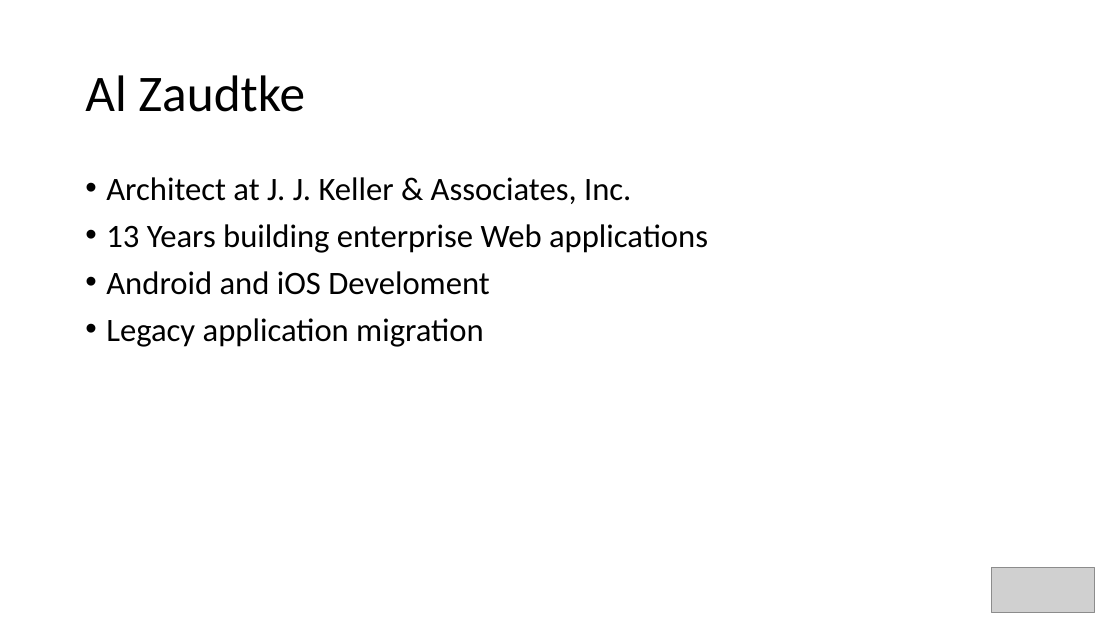
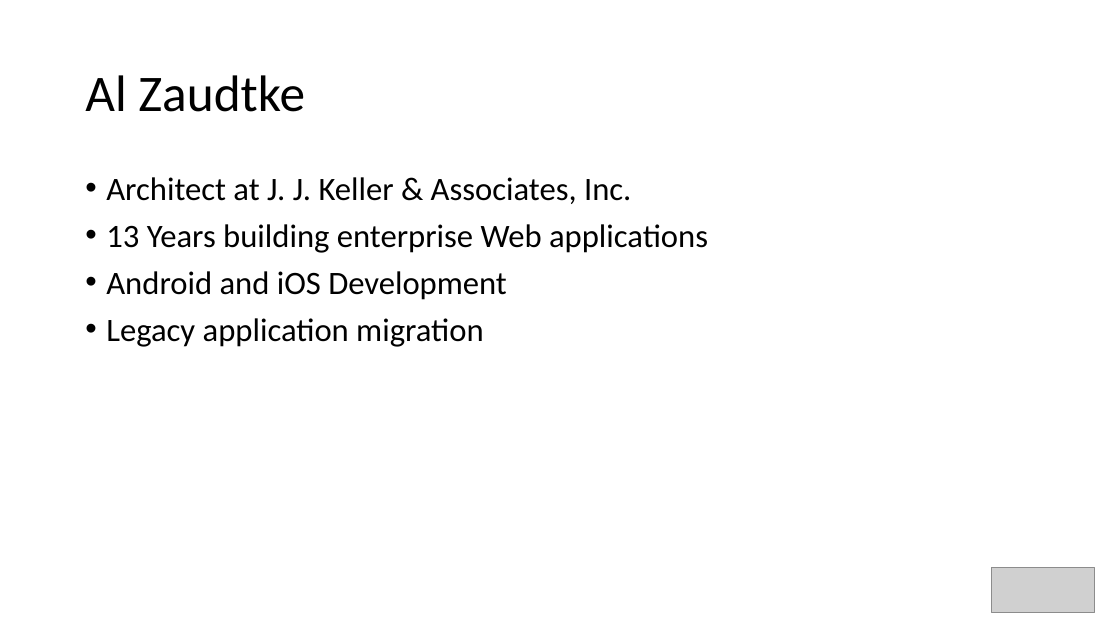
Before and after one commit to zaudtke/MessageQueuePresentation, a slide deck: slide 2 of slides/ThatMessageQueuesPresentation.pptx (slide 3 before the commit). Drawn at 1120x630 pixels with LibreOffice and Linux fonts; fonts in the diff are those of the drawing; grey boxes stand for pictures. Boxes give left, top, right and bottom in pixels: in the first picture for what was removed or moved away, otherwise in the second. Text is boxed around its words. In the diff, an @@ line names an element or a change of style, - is before the commit and + after.

```diff
--- a/slides/ThatMessageQueuesPresentation.pptx
+++ b/slides/ThatMessageQueuesPresentation.pptx
@@ text at box(106, 271, 507, 300): text changed @@
-• Android and iOS Develoment
+• Android and iOS Development
```
Also in this commit, not shown: 12 other slides changed, 9 slides added, 10 slides removed.
